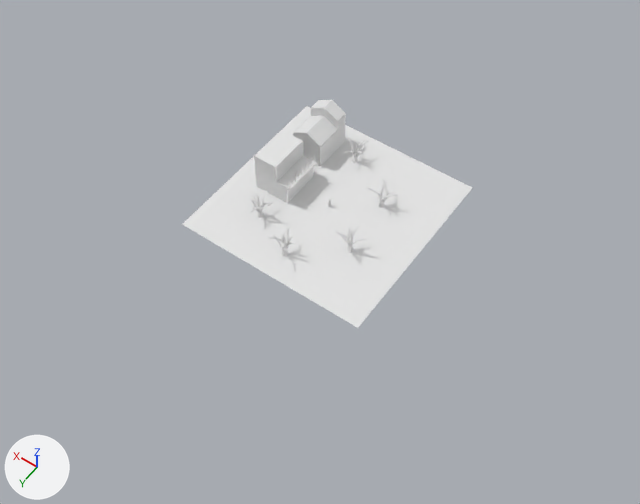
The Blender file game.blend: old version first, new version second.
Before and after are seen from a 50 mm camera at (-318.0, 461.0, 636.0) aimed at (-24.0, 50.0, -11.0). Arrows for +X, +Y and +Z are at lower left; the lights stay in place.
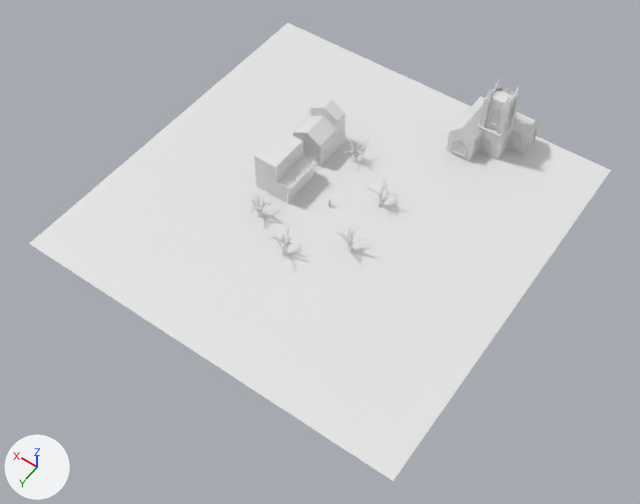
Where the change shows, as pixel boxes (x1, y1, x2, y2) in the pictures (640 x 504 px):
'Plane', rescaled (100% wider, 106% taller)
    before: (182, 106, 472, 328)
    after: (29, 23, 611, 481)
'Cube.003', added
    after: (446, 78, 538, 161)

The edits, one by one:
Mesh me_cube_001 is new.
It has 1549 vertices, 1021 faces, 23 loose edges and spans x -4.25..1.13, y -3.89..1.14, z -1.0..5.14.
Object 'Plane' (ob_plane) is rescaled from (100.0, 100.0, 100.0) to (200.0, 200.0, 200.0).
Object 'Cube.003' (ob_cube_003) is new; it shows me_cube_001.
Its location is (-66.2, -142.4, 4.8).
Its scale is (13.2, 13.2, 13.2).
